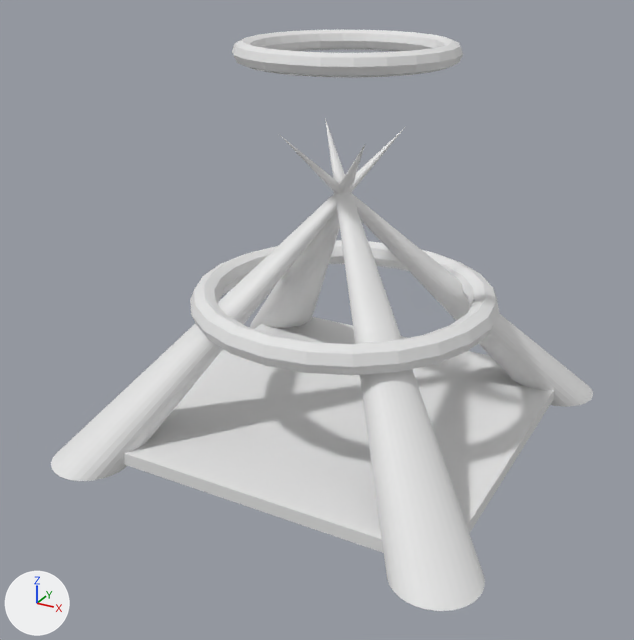
The Blender file Assets/Resources/Tower/Selector.blend: old version first, new version second.
Rendered twice from a 50 mm camera at (0.827, -1.591, 1.062) aimed at (-0.016, -0.059, 0.296). The axes (+X, +Y, +Z) are drawn at lower left. The lights are the same throughout.
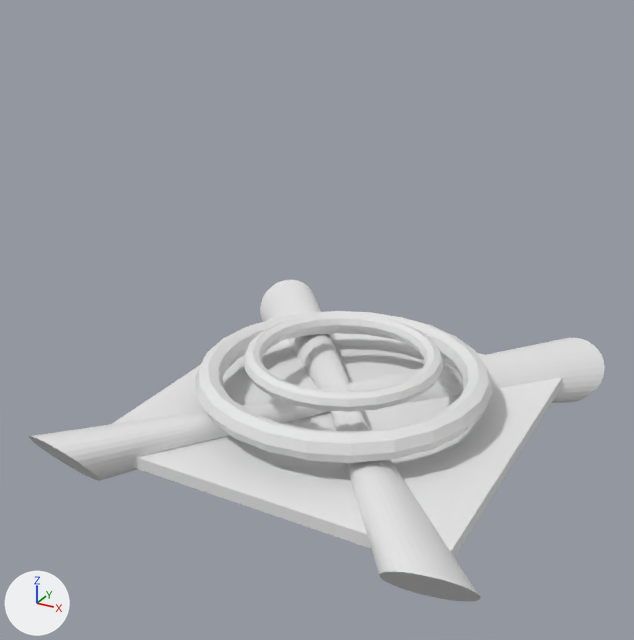
Diff of the bpy script that builds the scene:
```diff
--- a/Assets/Resources/Tower/Selector.blend.py
+++ b/Assets/Resources/Tower/Selector.blend.py
@@ ob_torus_001 @@
 ob_torus_001 = bpy.data.objects.new('Torus.001', me_torus_001)
-ob_torus_001.location = (0.012, 0.013, 0.851)
+ob_torus_001.location = (0.012, 0.013, 0.18)
 ob_torus_001.scale = (0.206, 0.206, 0.206)
@@ ob_torus @@
 ob_torus = bpy.data.objects.new('Torus', me_torus)
-ob_torus.location = (0.012, 0.013, 0.327)
+ob_torus.location = (0.012, 0.013, 0.134)
 ob_torus.scale = (0.307, 0.307, 0.307)
@@ ob_cone_003 @@
 ob_cone_003.location = (-0.404, 0.422, 0.099)
-ob_cone_003.rotation_euler = (0.0, 0.0, 0.783)  # degrees (0, 0, 45)
+ob_cone_003.rotation_euler = (0.693, -0.593, 0.761)  # degrees (40, -34, 44)
 ob_cone_003.scale = (0.087, 0.087, 0.087)
@@ ob_cone_001 @@
 ob_cone_001.location = (0.412, 0.417, 0.099)
-ob_cone_001.rotation_euler = (0.0, 0.0, -0.804)  # degrees (0, 0, -46)
+ob_cone_001.rotation_euler = (0.684, 0.575, -0.753)  # degrees (39, 33, -43)
 ob_cone_001.scale = (0.087, 0.087, 0.087)
@@ ob_cone @@
 ob_cone.location = (0.407, -0.39, 0.099)
-ob_cone.rotation_euler = (0.0, 0.0, -2.37)  # degrees (0, 0, -136)
+ob_cone.rotation_euler = (0.723, -0.572, -2.396)  # degrees (41, -33, -137)
 ob_cone.scale = (0.087, 0.087, 0.087)
@@ ob_cone_002 @@
 ob_cone_002.location = (-0.394, -0.39, 0.099)
-ob_cone_002.rotation_euler = (0.0, 0.0, -3.923)  # degrees (0, 0, -225)
+ob_cone_002.rotation_euler = (0.706, 0.694, -3.91)  # degrees (40, 40, -224)
 ob_cone_002.scale = (0.087, 0.087, 0.087)
```

Boxes (x1, y1, x2, y2) around the edits, measured in the pictures (634 x 640 px):
'Torus', moved: before (190, 240, 500, 375); after (195, 311, 492, 463)
'Cone', turned: before (325, 119, 485, 611); after (330, 411, 481, 602)
'Cone.002', turned: before (51, 129, 403, 481); after (29, 402, 330, 481)
'Torus.001', moved: before (232, 29, 463, 78); after (243, 314, 443, 412)
'Cone.001', turned: before (280, 135, 593, 407); after (241, 338, 605, 407)
'Cone.003', turned: before (250, 145, 365, 329); after (260, 280, 383, 467)
